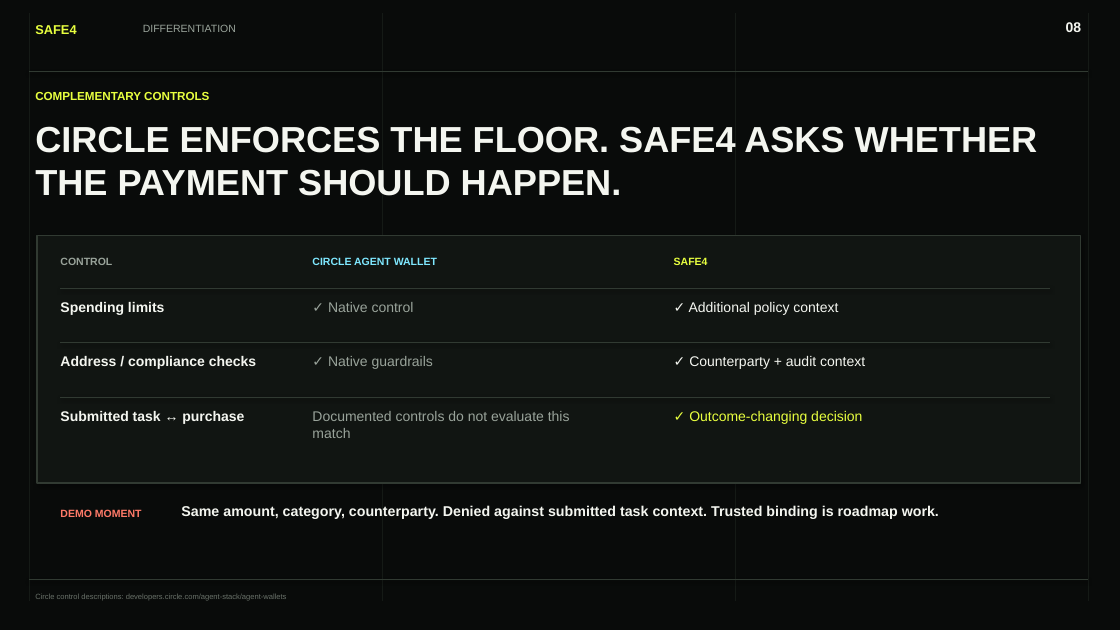
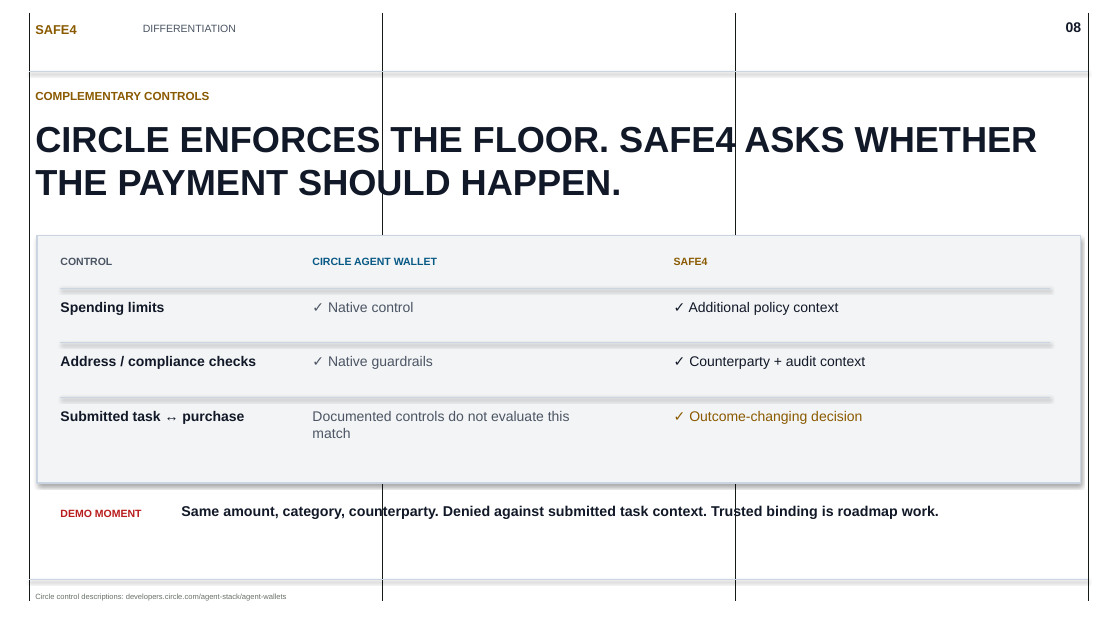
Before and after one commit to Safe4AI/safe4-arc-demo, a slide deck: slide 8 of artifacts/Safe4_Encode_Arc_Deck.pptx. Drawn at 1120x630 pixels with LibreOffice and Linux fonts; fonts in the diff are those of the drawing. Boxes give left, top, right and bottom in pixels: in the first picture for what was removed or moved away, otherwise in the second. Text is boxed around its words. In the diff, an @@ line names an element or a change of style, - is before the commit and + after.

Commit message:
Align final Circle evidence and deck visibility

```diff
--- a/artifacts/Safe4_Encode_Arc_Deck.pptx
+++ b/artifacts/Safe4_Encode_Arc_Deck.pptx
@@ background #090B0A to #FFFFFF @@
@@ line (29, 71) - (1088, 71): stroke #313A32 0.8 pt to #CBD5E1 0.8 pt @@
@@ rectangle at (x1=37, y1=235, x2=1081, y2=483): fill #111512 to #F3F4F6; outline #313A32 1 pt to #CBD5E1 1 pt @@
@@ text "CIRCLE AGENT WALLET" at (x1=312, y1=257, x2=437, y2=265): text colour #7FE8FF to #075985 @@
@@ line (60, 288) - (1050, 288): stroke #313A32 1 pt to #CBD5E1 1 pt @@
@@ line (60, 343) - (1050, 343): stroke #313A32 1 pt to #CBD5E1 1 pt @@
@@ line (60, 397) - (1050, 397): stroke #313A32 1 pt to #CBD5E1 1 pt @@
@@ text colour #99A39A to #4B5563 in 5 elements at (x1=143, y1=24, x2=236, y2=32), (x1=60, y1=257, x2=112, y2=265), (x1=328, y1=302, x2=414, y2=312), (x1=328, y1=356, x2=433, y2=369), (x1=312, y1=411, x2=570, y2=438) @@
@@ text colour #E8FF3F to #8A5A00 in 4 elements at (x1=35, y1=25, x2=76, y2=34), (x1=35, y1=92, x2=209, y2=100), (x1=674, y1=257, x2=708, y2=265), (x1=689, y1=411, x2=862, y2=424) @@
@@ text "DEMO MOMENT" at (x1=60, y1=509, x2=142, y2=517): text colour #FF7A68 to #B91C1C @@
@@ text colour #F4F6F0 to #111827 in 8 elements at (x1=1066, y1=22, x2=1082, y2=32), (x1=35, y1=126, x2=1038, y2=202), (x1=60, y1=302, x2=165, y2=315), (x1=689, y1=302, x2=838, y2=315), (x1=60, y1=356, x2=256, y2=369), (x1=689, y1=356, x2=865, y2=369), (x1=60, y1=411, x2=244, y2=424), (x1=181, y1=505, x2=939, y2=520) @@
@@ line (29, 580) - (1088, 580): stroke #313A32 0.8 pt to #CBD5E1 0.8 pt @@
```
Also in this commit, not shown: 9 other slides changed, 9 other files.
